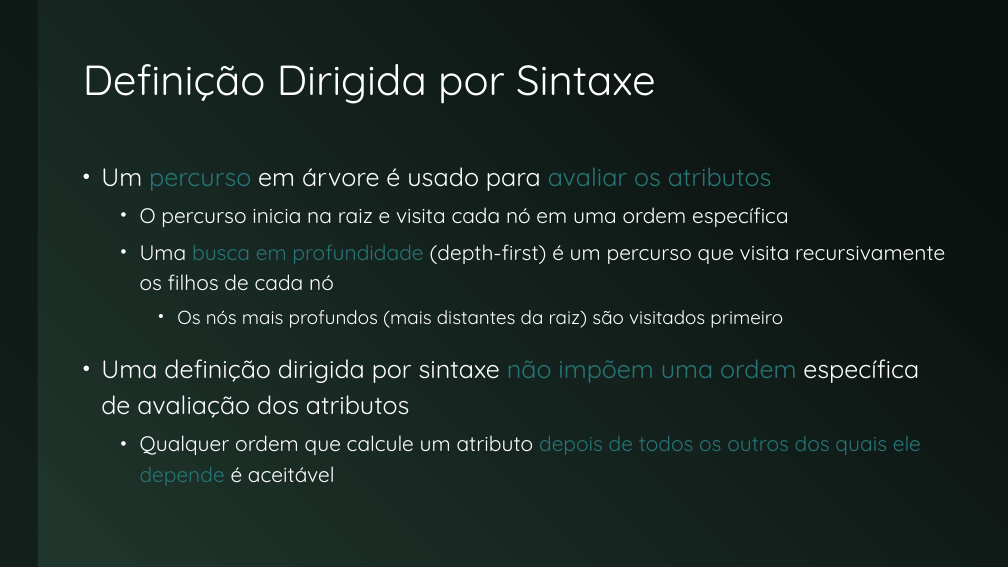
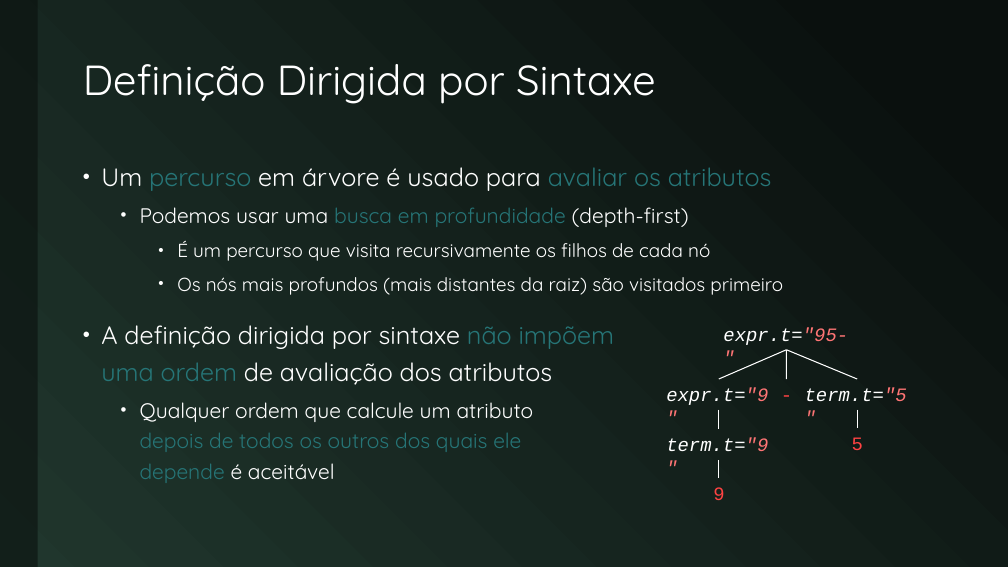
Before and after one commit to JudsonSS/Compiladores, a slide deck: slide 25 of Slides/03. Tradução Dirigida por Sintaxe.pptx (slide 21 before the commit). Drawn at 1008x567 pixels with LibreOffice and Linux fonts; fonts in the diff are those of the drawing. Boxes give left, top, right and bottom in pixels: in the first picture for what was removed or moved away, otherwise in the second. Text is boxed around its words. In the diff, an @@ line names an element or a change of style, - is before the commit and + after.

```diff
--- a/Slides/03. Tradução Dirigida por Sintaxe.pptx
+++ b/Slides/03. Tradução Dirigida por Sintaxe.pptx
@@ text at (x1=140, y1=207, x2=710, y2=261): text changed; size 20 to 18 pt @@
-  • O percurso inicia na raiz e visita cada nó em uma ordem específica
-  • Uma busca em profundidade (depth-first) é um percurso que visita recursivamente os filhos de cada nó
+  • Podemos usar uma busca em profundidade (depth-first)
+    • É um percurso que visita recursivamente os filhos de cada nó
@@ text at (x1=101, y1=325, x2=615, y2=385): text changed @@
-• Uma definição dirigida por sintaxe não impõem uma ordem específica de avaliação dos atributos
+• A definição dirigida por sintaxe não impõem
+  uma ordem de avaliação dos atributos
@@ group added at (x1=666, y1=328, x2=907, y2=500): 7 texts, 6 lines @@
+expr.t="95-"
+expr.t="9"
+-
+term.t="5"
+term.t="9"
+9
+5
```
Also in this commit, not shown: 13 other slides changed, 5 slides added, 5 other files.
